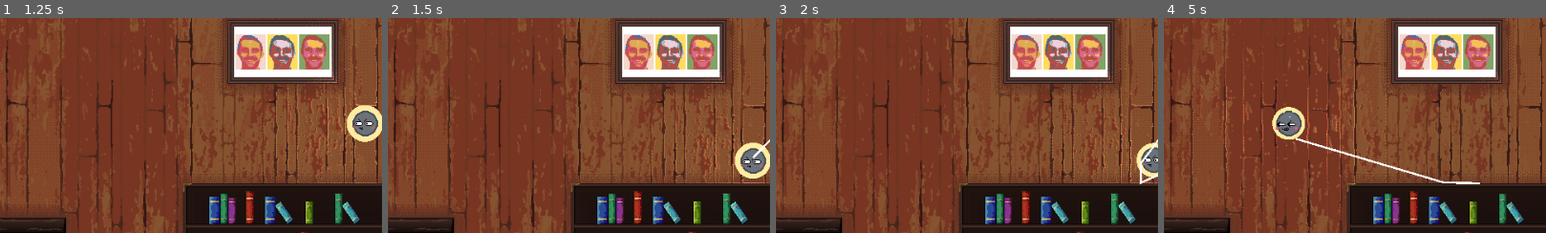
Above: before the commit, frames 1-4 (left to right).
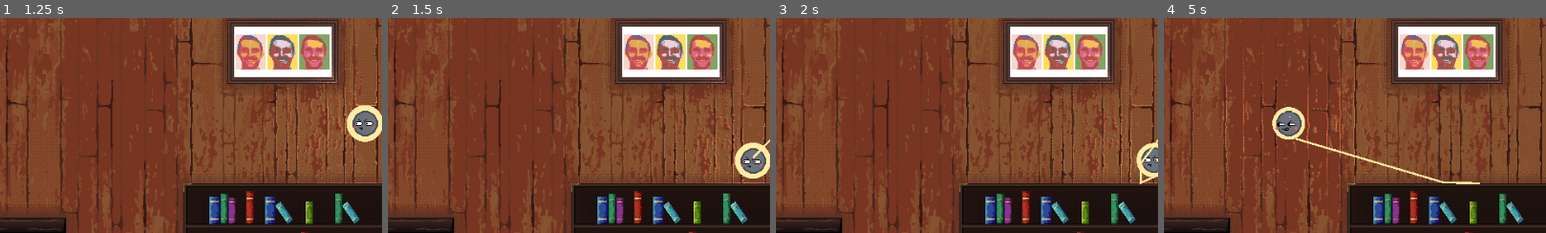
Above: after the commit, the same moments.

Repository: NAERNON/ggj-2026-mask
Game: Godot game, scene res://scenes/main.tscn
Same seed, same stepped clock (60 frames per second), same inputs: the game is played once before the commit and once after it.
Inputs:
- Up to frame 1 (1.25 s): tap Enter (ui_accept) at 0.5 s; hold D (move_tape_right) from 0.53 s (still down); hold R (move_tape_reroll) from 0.53 s (still down); tap Space (move_tape_jump) at 0.77 s
- Up to frame 2 (1.5 s): release D (move_tape_right) at 1.28 s; release R (move_tape_reroll) at 1.28 s; hold S (move_tape_down) from 1.28 s (still down); tap G (tape_switch_grip) at 1.35 s
- Up to frame 3 (2 s): keep holding S (move_tape_down); tap Space (move_tape_jump) at 1.52 s
- Up to frame 4 (5 s): release S (move_tape_down) at 2.03 s; hold D (move_tape_right) 2.03-2.78 s; hold R (move_tape_reroll) 2.03-2.78 s; hold W (move_tape_up) 2.78-3.53 s; tap G (tape_switch_grip) at 2.85, 4.35 s; tap Space (move_tape_jump) at 3.02, 3.77, 4.52 s; hold R (move_tape_reroll) 3.53-4.28 s; hold A (move_tape_left) from 3.53 s (still down)
The pictures show only the part of the screen within x 50-100%, y 6-56%; the shares and areas given below are measured in that part.

Frame 1 is identical in both runs. In frame 2, less than 0.1% of the frame differs, in the area x 95-100%, y 56-66%; in frame 3, 0.2%; in frame 4, 0.6%, in the area x 34-83%, y 55-78%.

Commit message:
Change color of tape

Diff:
--- a/scenes/main.gd
+++ b/scenes/main.gd
@@ -147,6 +147,7 @@
 
 func _on_masking_tape_start_grip() -> void:
 	_current_tape = Line2D.new()
+	_current_tape.default_color = Color.from_string("ffeca2", Color.WHITE)
 	self.add_child(_current_tape)
 	_current_tape.width = 2.5
 	_nb_current_tape_points = 0
